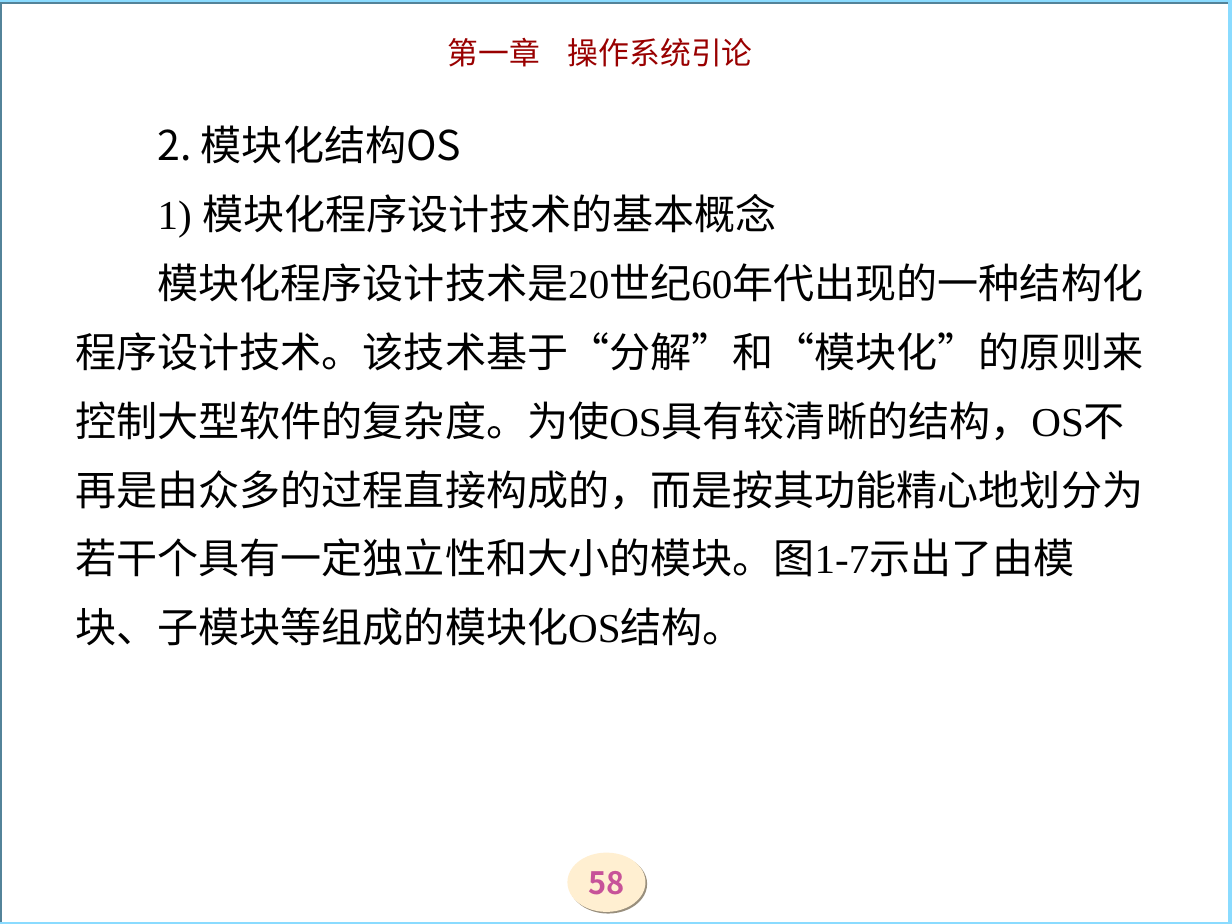
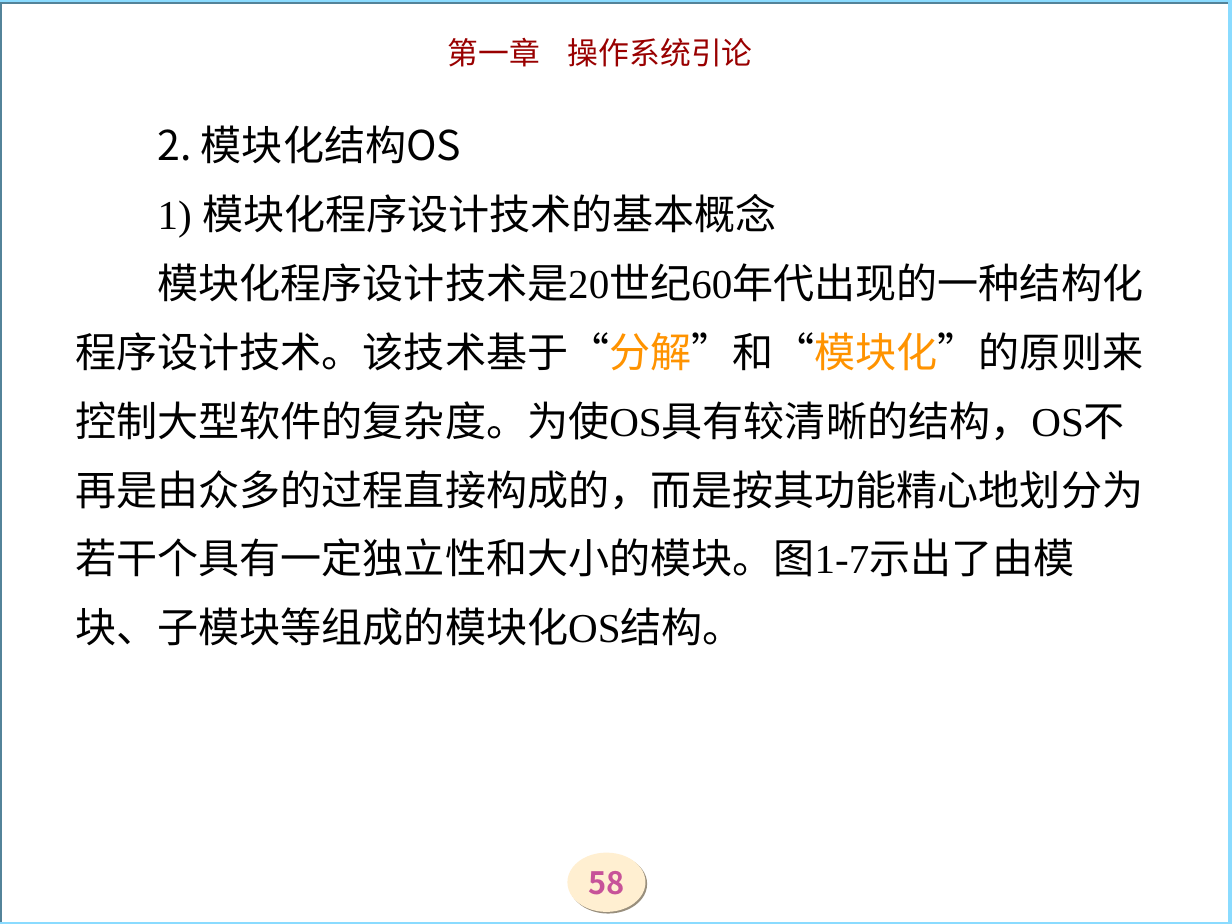
Before and after one commit to zjyesir/hmc_OS, a slide deck: slide 58 of ppt/1操作系统引论.ppt. Drawn at 1232x924 pixels with LibreOffice and Linux fonts; fonts in the diff are those of the drawing; background and template pictures are left out. Boxes give left, top, right and bottom in pixels: in the first picture for what was removed or moved away, otherwise in the second. Text is boxed around its words. In the diff, an @@ line names an element or a change of style, - is before the commit and + after.

```diff
--- a/ppt/1操作系统引论.ppt
+++ b/ppt/1操作系统引论.ppt
@@ title "2. 模块化结构OS 1) 模块化程序设计技术的基本概念 模块化程序设计技术是20世纪60年代出现的一种结构化程序设计技 ..." at box(75, 125, 1144, 646): text colour #000000 to #FF9300 in "模块化程序设计技术是20世纪60年代出现的一种结构化程序设计技术。该技术基于“分解”和“模块化”的原则来控制大型软件的复 ..." @@
```
Also in this commit, not shown: 3 other slides changed, 2 other files.
